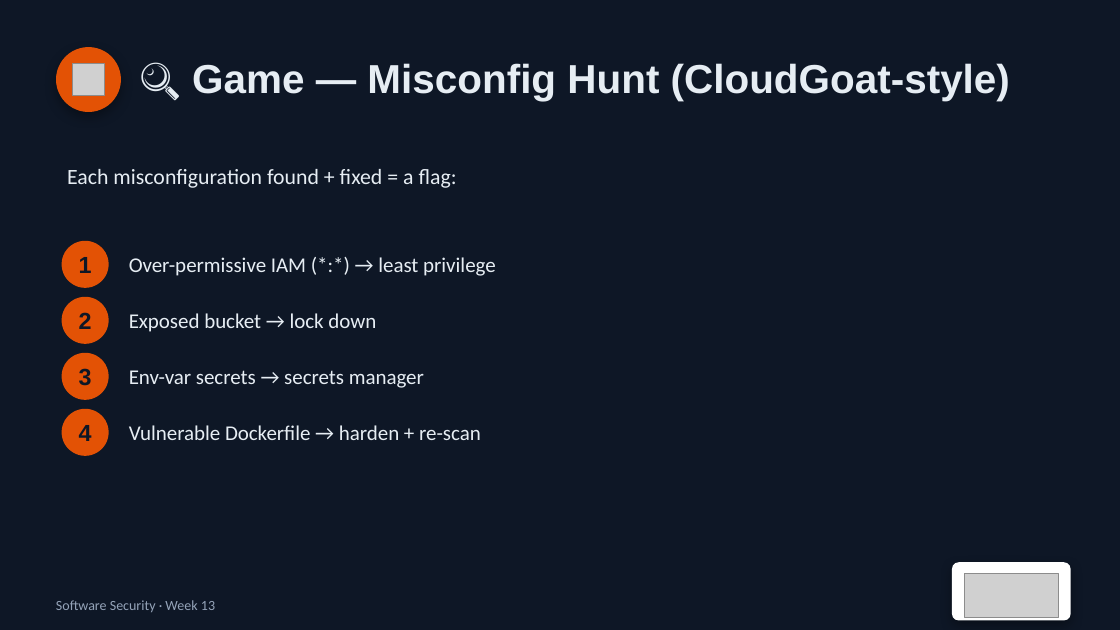
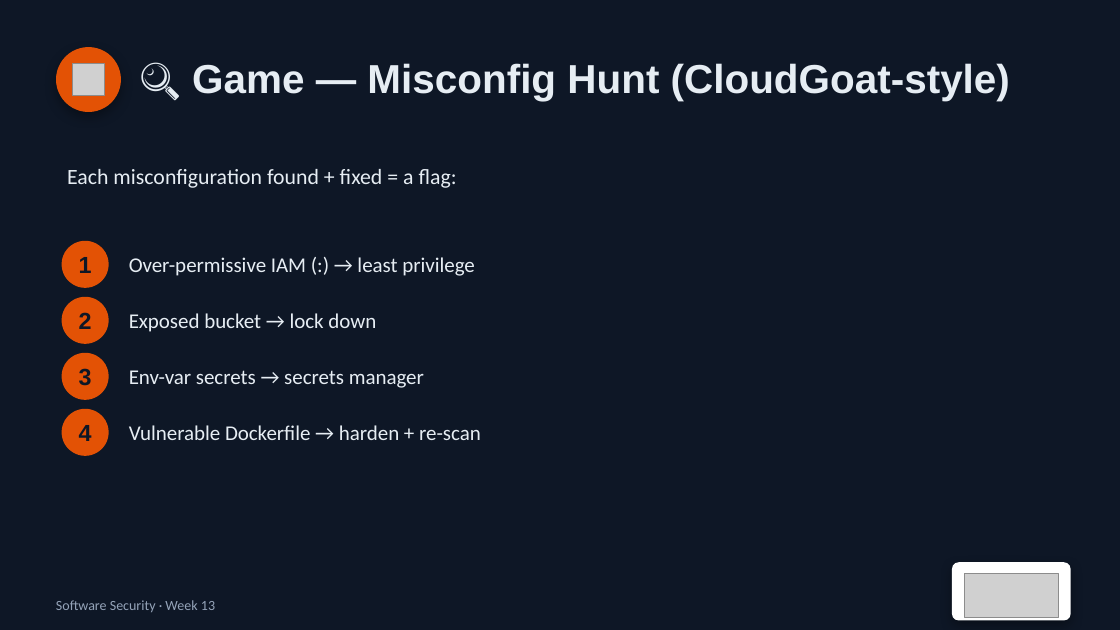
Before and after one commit to nutthakorn7/software-security, a slide deck: slide 10 of slides/pptx/week13.pptx. Drawn at 1120x630 pixels with LibreOffice and Linux fonts; fonts in the diff are those of the drawing; grey boxes stand for pictures. Boxes give left, top, right and bottom in pixels: in the first picture for what was removed or moved away, otherwise in the second. Text is boxed around its words. In the diff, an @@ line names an element or a change of style, - is before the commit and + after.

```diff
--- a/slides/pptx/week13.pptx
+++ b/slides/pptx/week13.pptx
@@ text at box(129, 257, 475, 276): text changed @@
-Over-permissive IAM (*:*) → least privilege
+Over-permissive IAM (:) → least privilege
```
Also in this commit, not shown: 1 other slide changed, 20 other files.
